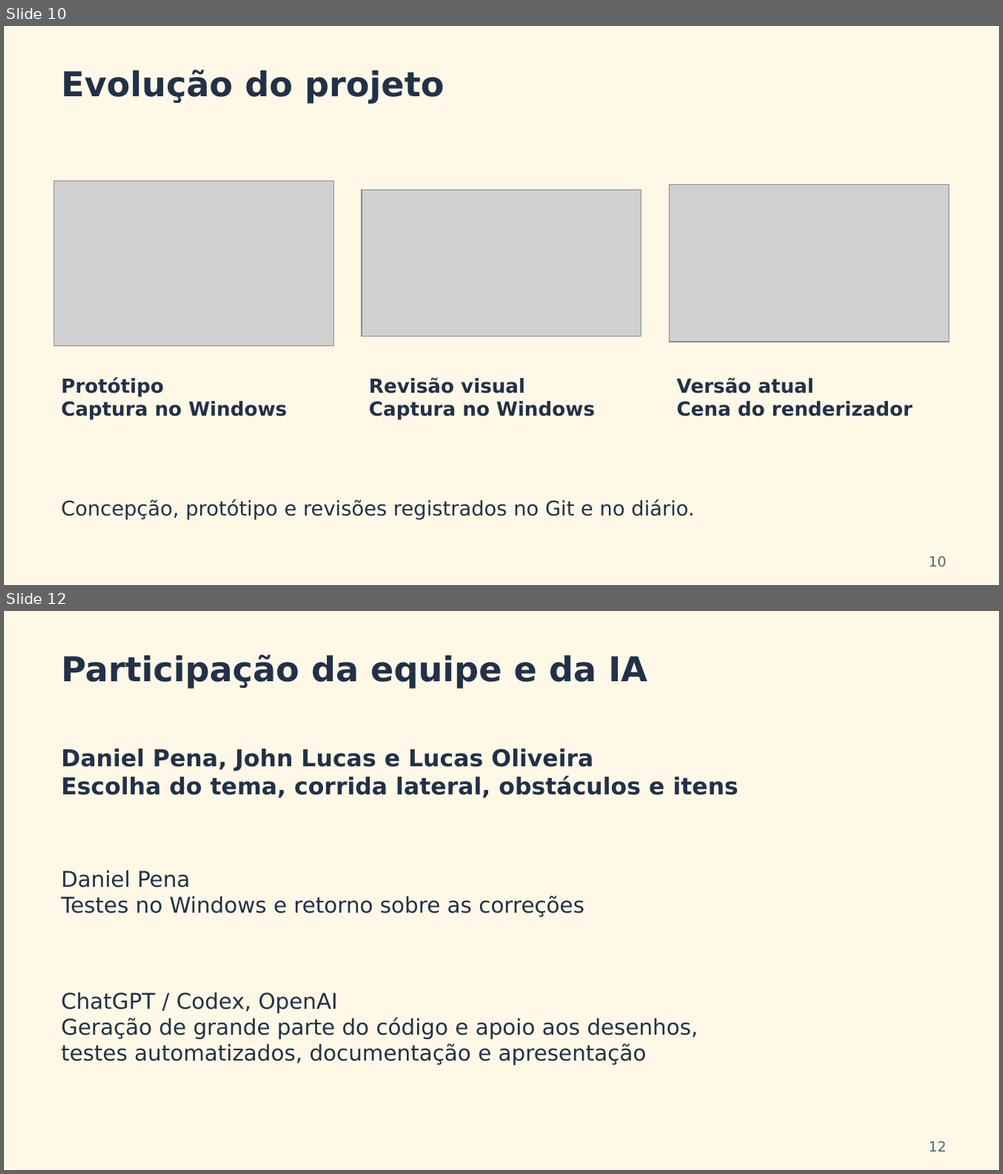
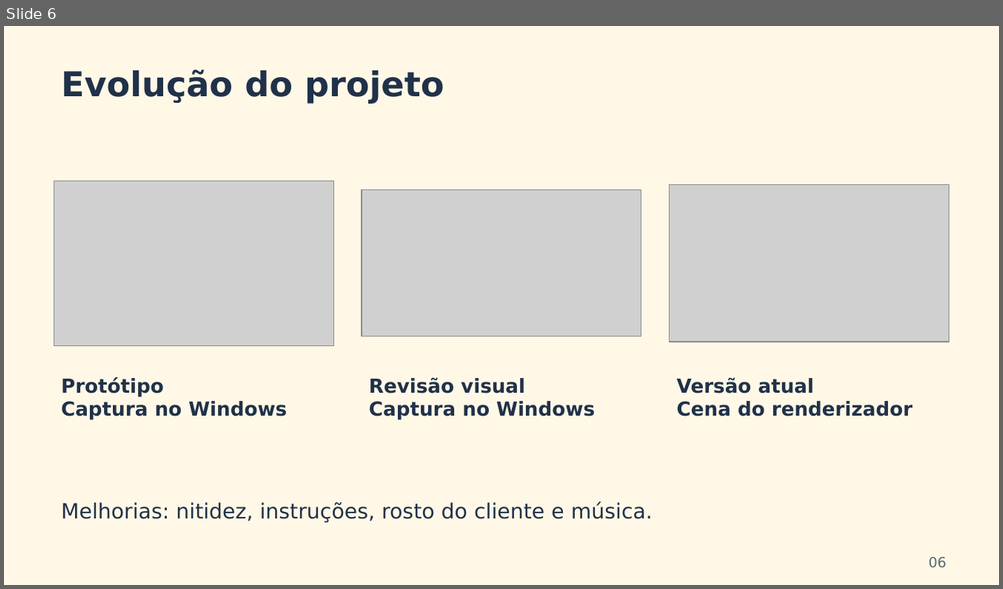
Before and after one commit to Danielpr614/corre-que-derrete, a slide deck: presentation/Corre_que_Derrete_Equipe_20261015.pptx. Shown one above the other, each under a label of ours: slides 10 and 12 before the commit, slide 6 after it; the slides between them are not shown. The pictures are 1003x1174 and 1003x589 pixels, drawn with LibreOffice and Linux fonts; fonts in the diff are those of the drawing; grey boxes stand for pictures. Boxes give left, top, right and bottom in pixels: in the first picture for what was removed or moved away, otherwise in the second. Text is boxed around its words. In the diff, an @@ line names an element or a change of style, - is before the commit and + after.

```diff
--- a/presentation/Corre_que_Derrete_Equipe_20261015.pptx
+++ b/presentation/Corre_que_Derrete_Equipe_20261015.pptx
@@ slide 12 removed at (x1=4, y1=611, x2=999, y2=1170), background #FFF8E7 @@
@@ text removed at (x1=61, y1=655, x2=647, y2=689) @@
-Participação da equipe e da IA
@@ text removed at (x1=61, y1=749, x2=738, y2=798) @@
-Daniel Pena, John Lucas e Lucas Oliveira
-Escolha do tema, corrida lateral, obstáculos e itens
@@ text removed at (x1=61, y1=870, x2=584, y2=917) @@
-Daniel Pena
-Testes no Windows e retorno sobre as correções
@@ text removed at (x1=61, y1=992, x2=698, y2=1065) @@
-ChatGPT / Codex, OpenAI
-Geração de grande parte do código e apoio aos desenhos,
-testes automatizados, documentação e apresentação
@@ text removed at (x1=928, y1=1142, x2=946, y2=1152) @@
-12
@@ what was slide 10 is now slide 6 @@
@@ slide 6 changed as well @@
@@ text at (x1=61, y1=502, x2=652, y2=523): text changed; size 19.5 to 20.2 pt @@
-Concepção, protótipo e revisões registrados no Git e no diário.
+Melhorias: nitidez, instruções, rosto do cliente e música.
@@ text at (x1=928, y1=557, x2=946, y2=568): text changed @@
-10
+06
```
Also in this commit, not shown: 1 other slide changed, 3 slides added, 9 other slides removed, 6 other files.
